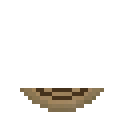
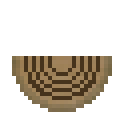
Layer changes from the first 128×128 image to the second:
painted on "Layer 1" over (x1=12, y1=56, x2=112, y2=88)
